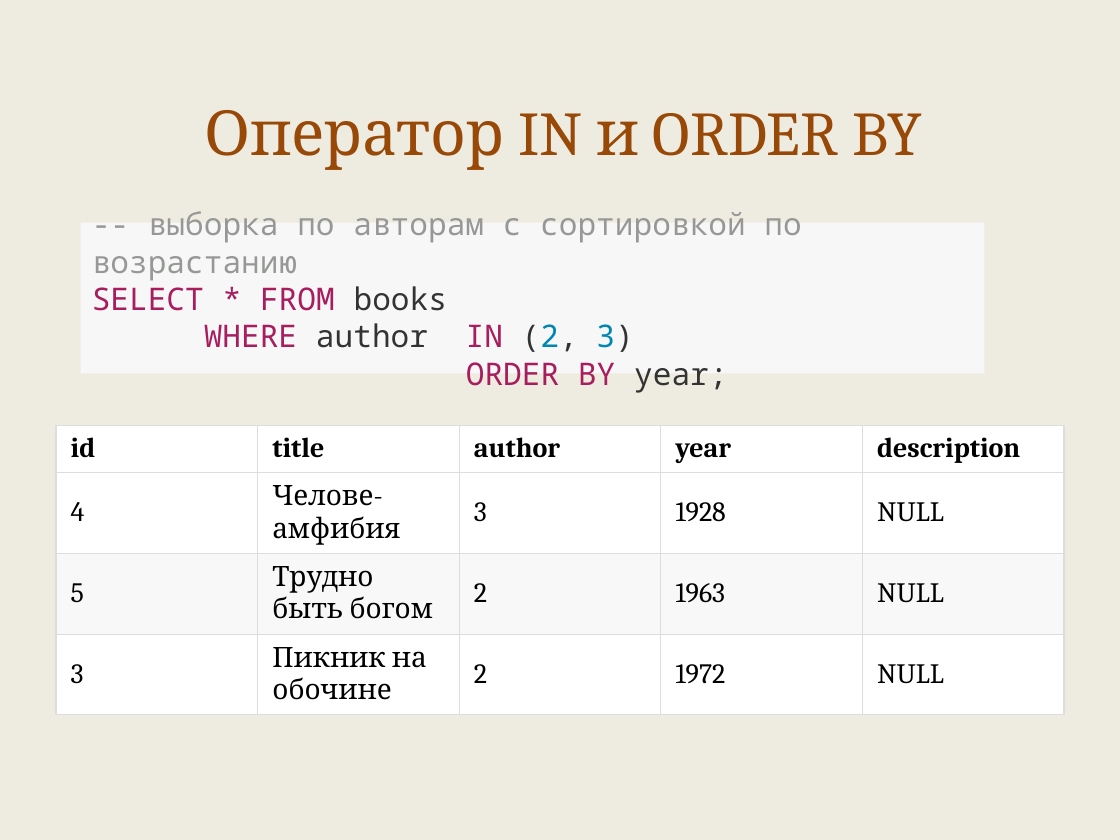
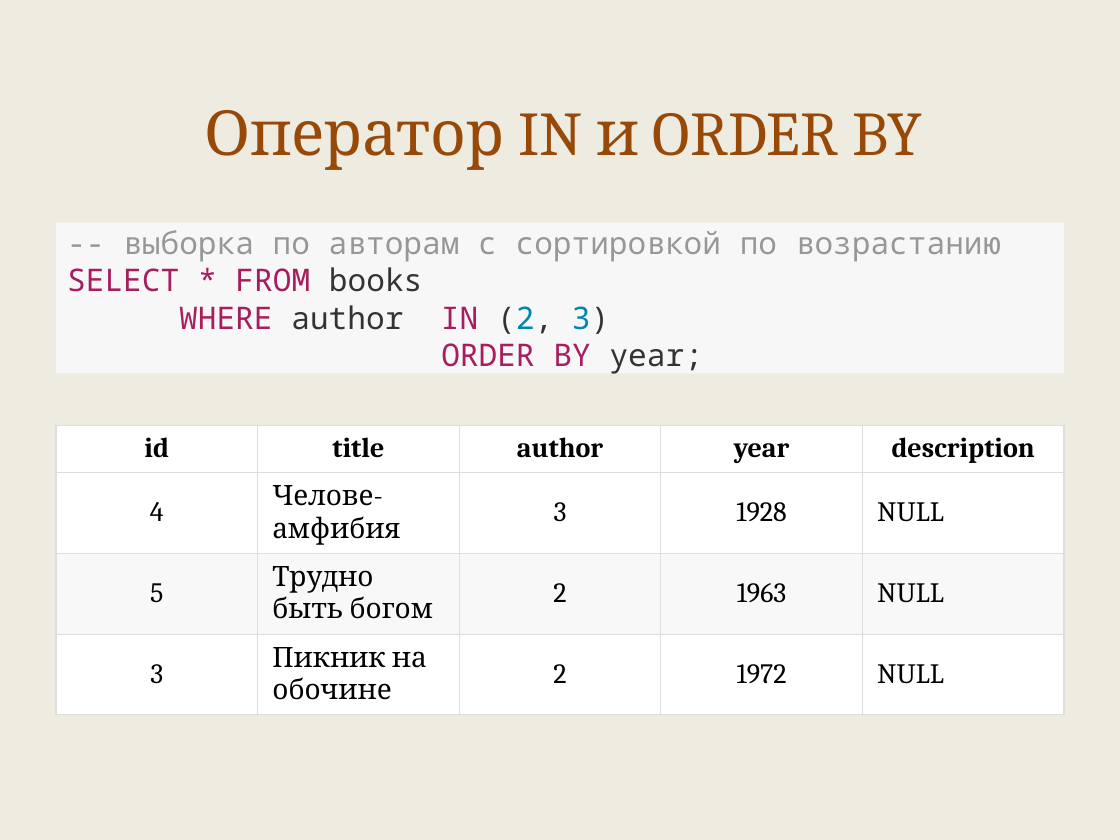
Before and after one commit to maxchv/LearnPython, a slide deck: slide 37 of week12/sql.pptx. Drawn at 1120x840 pixels with LibreOffice and Linux fonts; fonts in the diff are those of the drawing. Boxes give left, top, right and bottom in pixels: in the first picture for what was removed or moved away, otherwise in the second. Text is boxed around its words. In the diff, an @@ line names an element or a change of style, - is before the commit and + after.

```diff
--- a/week12/sql.pptx
+++ b/week12/sql.pptx
@@ rectangle "-- выборка по авторам с ...": place and size @@
-rectangle "-- выборка по авторам с ..." at [81,223,984,374]
+rectangle "-- выборка по авторам с ..." at [56,223,1064,374]
@@ table at [56,426,1064,716] @@
@@ alignment left to centre @@
```
Also in this commit, not shown: 11 other slides changed, 1 slide added, 3 other files.
